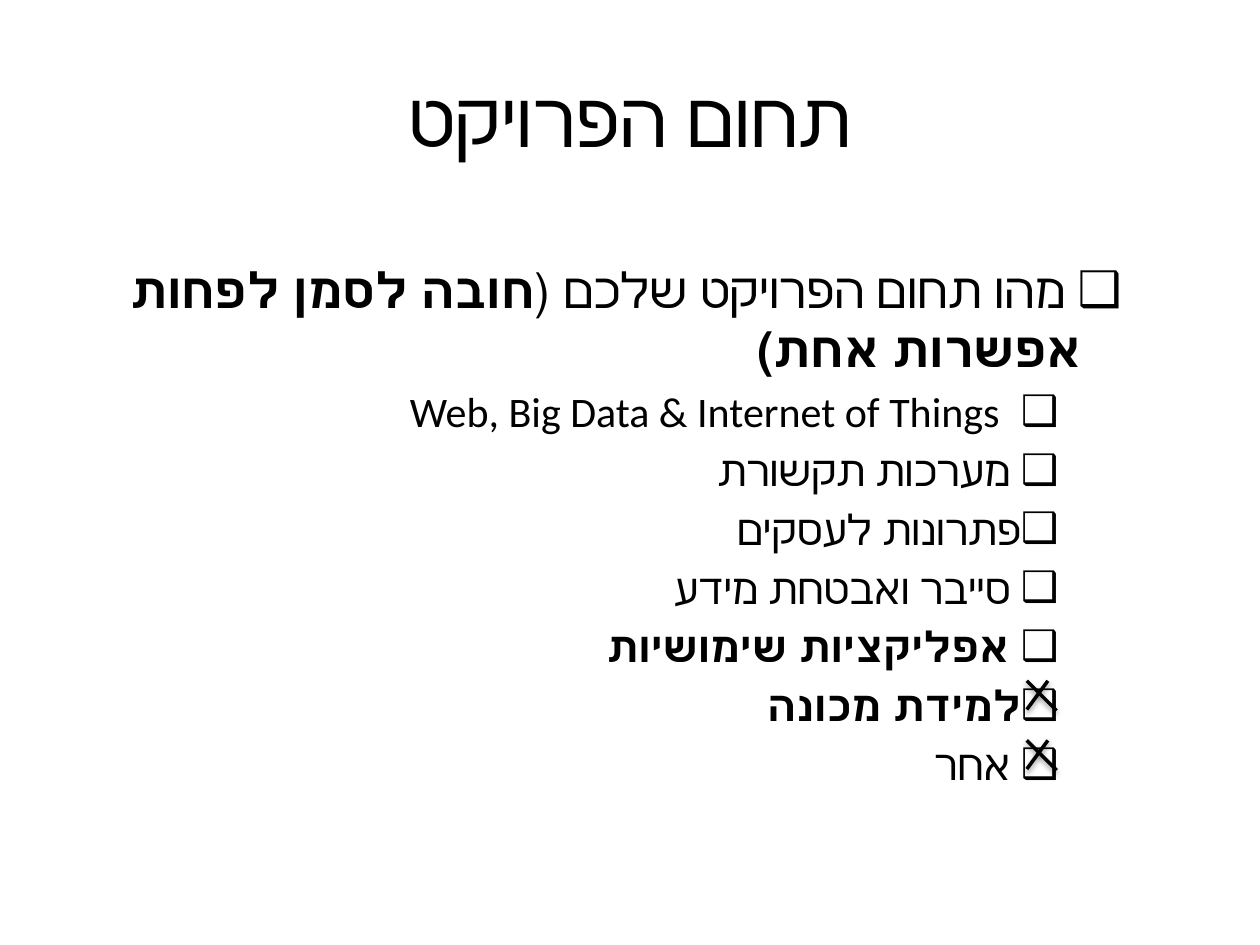
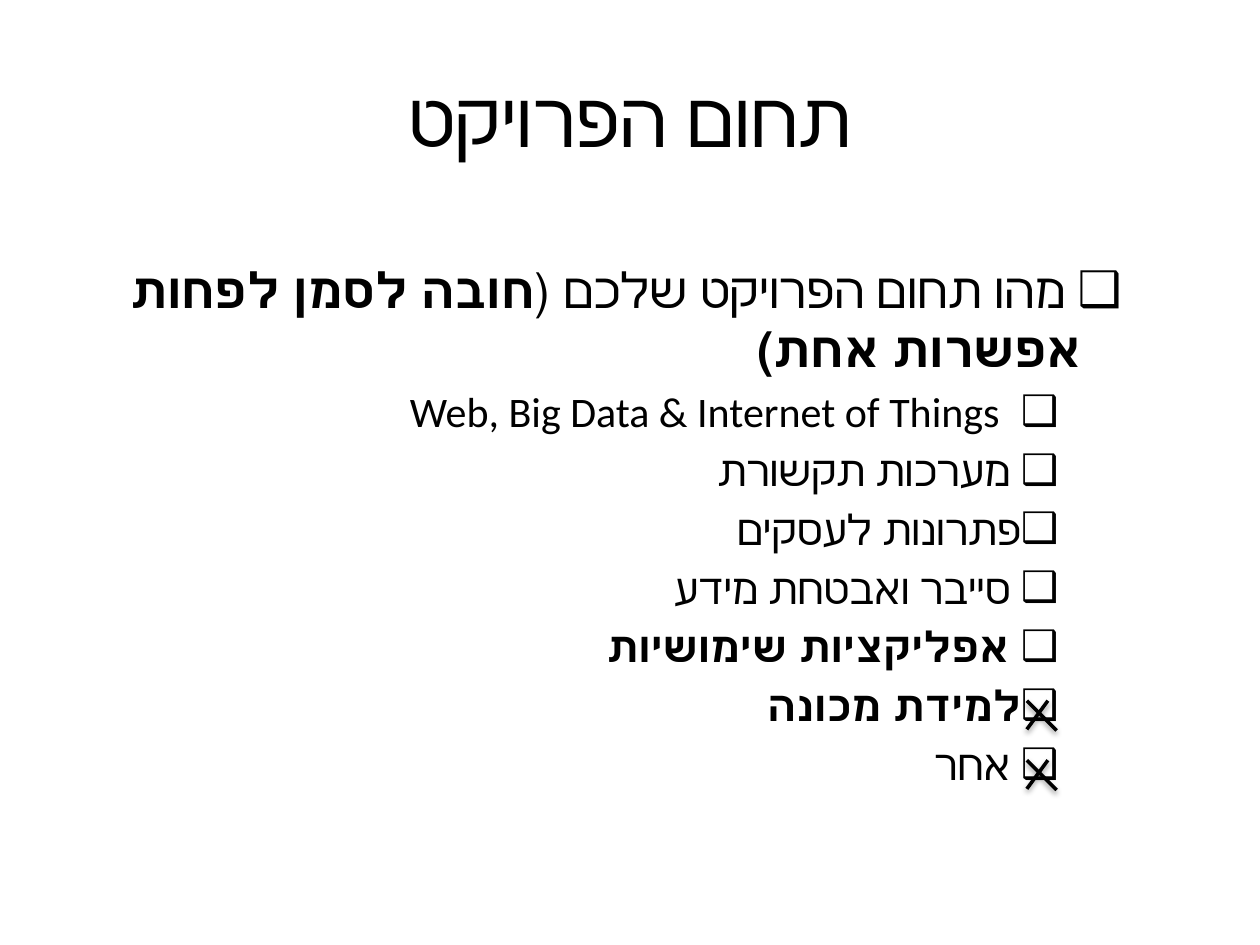
Before and after one commit to liormayn/ArtinderProject, a slide deck: slide 12 of Documentation/ועדת מעבר שניה - מצגת.pptx. Drawn at 1260x945 pixels with LibreOffice and Linux fonts; fonts in the diff are those of the drawing; background and template pictures are left out. Boxes give left, top, right and bottom in pixels: in the first picture for what was removed or moved away, otherwise in the second. Text is boxed around its words. In the diff, an @@ line names an element or a change of style, - is before the commit and + after.

Commit message:
Updates to the presentation

```diff
--- a/Documentation/ועדת מעבר שניה - מצגת.pptx
+++ b/Documentation/ועדת מעבר שניה - מצגת.pptx
@@ 4 lines: place and size @@
-4 lines at box(1027, 680, 1057, 770)
+4 lines at box(1027, 701, 1057, 790)
```
Also in this commit, not shown: 1 other slide changed.
